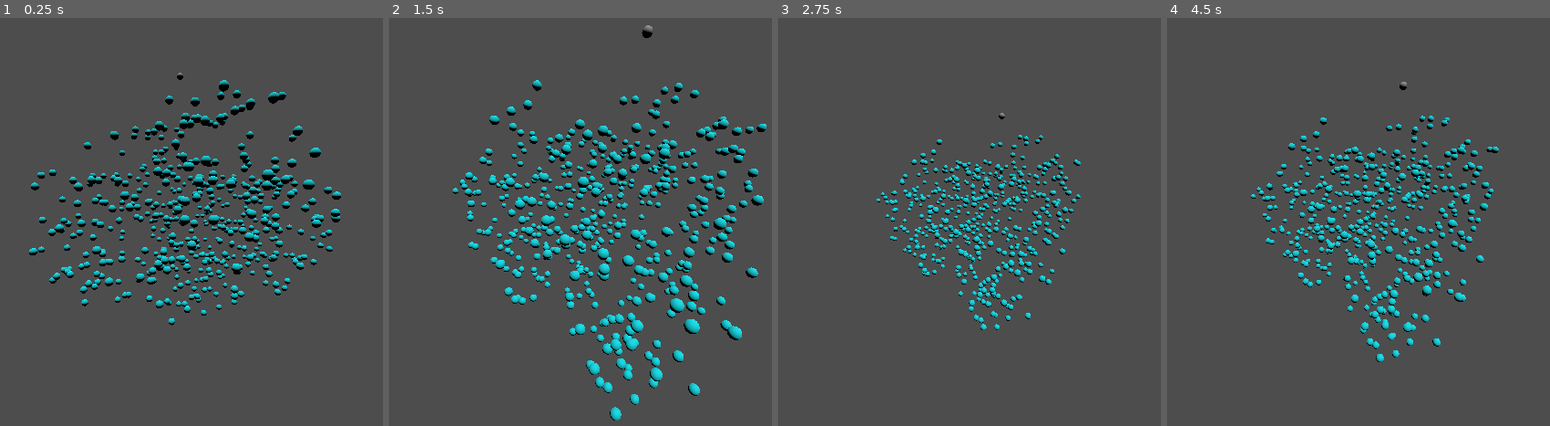
Above: before the commit, frames 1-4 (left to right).
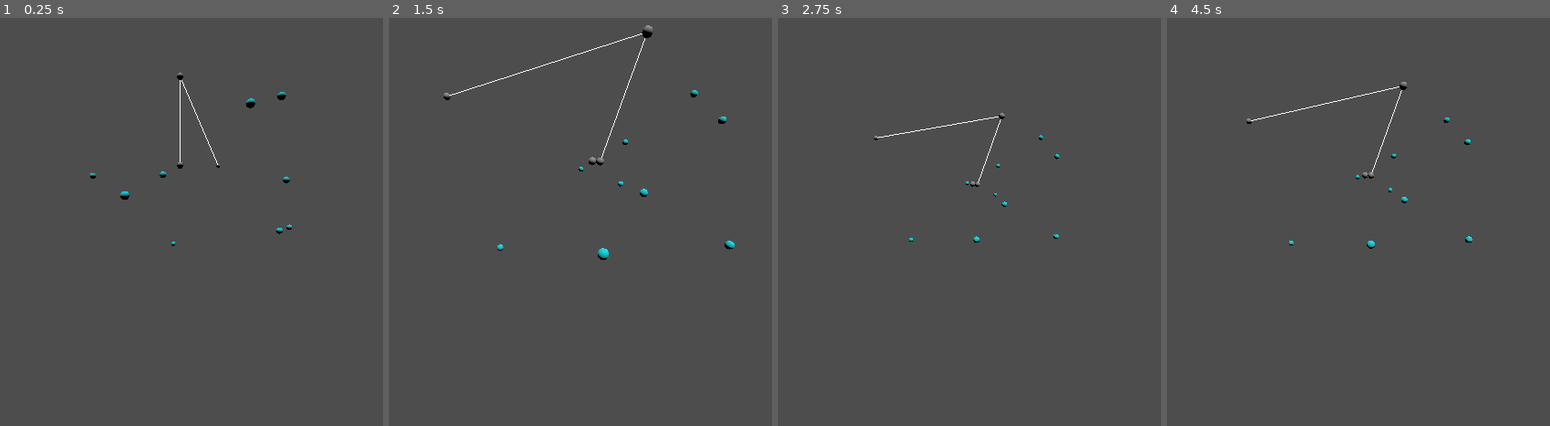
Above: after the commit, the same moments.

Repository: ayylol/tree_roots
Game: Godot game, scene res://default_scene.tscn
Same seed, same stepped clock (60 frames per second), same inputs: the game is played once before the commit and once after it.
Inputs (mouse positions are in pixels of both pictures, inside the frame that each line leads up to):
- Up to frame 1 (0.25 s): no input
- Up to frame 2 (1.5 s): tap Enter at 0.5 s; move the mouse to (729, 201) at 0.52 s; hold Middle mouse button (MoveCamera) 0.53-1.28 s; tap Space at 1.25 s; move the mouse to (423, 242) at 1.27 s; tap Mouse wheel up (ZoomIn) at 1.35 s
- Up to frame 3 (2.75 s): tap Enter at 2 s; move the mouse to (1030, 132) at 2.02 s; hold Mouse wheel down (ZoomOut) from 2.03 s (still down)
- Up to frame 4 (4.5 s): tap Space at 2.75, 4.25 s; move the mouse to (1312, 303) at 2.77 s; release Mouse wheel down (ZoomOut) at 2.78 s; tap Middle mouse button (MoveCamera) at 2.85 s; tap Enter at 3.5 s; move the mouse to (outside the picture) at 3.52 s; hold Mouse wheel up (ZoomIn) 3.53-4.28 s; move the mouse to (outside the picture) at 4.27 s; tap Mouse wheel down (ZoomOut) at 4.35 s

The runs differ from the first frame. In frame 1, 8.7% of the frame differs, in the area x 7-90%, y 15-76%; in frame 2, 11%, in the area x 14-99%, y 3-99%; in frame 3, 4.5%; in frame 4, 6.6%.

Commit message:
Implement closest node checking

Diff:
--- a/attractor_area.gd
+++ b/attractor_area.gd
@@ -16,6 +16,12 @@
 
 func _ready():
 	StartSegment.init($SegmentsParent.global_position)
+	var new_segment = StartSegment.extend(Vector3(0,1.0,0.4))
+	new_segment.name = "Segment2"
+	new_segment = new_segment.extend(Vector3(0,1.0,0.3))
+	new_segment.name = "Segment3"
+	new_segment = StartSegment.extend(Vector3(1.0,1.5,-2.0))
+	new_segment.name = "Segment4"
 	# Find the extents of the Bounds
 	for point_local in SpawnArea.shape.points:
 		var point = SpawnArea.to_global(point_local)
@@ -33,6 +39,7 @@
 	max_dist = maxf(maxf(extent.x,extent.y),extent.z)
 
 	make_attractors(max_attractors)
+
 
 func make_attractors(num: int):
 	var num_made = 0
@@ -53,3 +60,18 @@
 	for n in PointsParent.get_children():
 		PointsParent.remove_child(n)
 		n.queue_free()
+
+func sca_step():
+	pass
+	# Get closest point to each attractor
+	# Add normalized direction to node
+	# For each node influenced extend in direction sum multiplied by segment length
+
+func _on_timer_timeout():
+	print("Calculating Closest")
+	for a in PointsParent.get_children():
+		var _x = a.get_closest()
+#		if (x == null):
+#			print("NONE")
+#		else:
+#			print(x.name)
--- a/attractor_area.tscn
+++ b/attractor_area.tscn
@@ -21,3 +21,10 @@
 transform = Transform3D(1, 0, 0, 0, 1, 0, 0, 0, 1, 0, 2.32902, 0.750748)
 
 [node name="Segment" parent="SegmentsParent" instance=ExtResource("2_3ownf")]
+
+[node name="Timer" type="Timer" parent="."]
+wait_time = 0.05
+one_shot = true
+autostart = true
+
+[connection signal="timeout" from="Timer" to="." method="_on_timer_timeout"]
--- a/attractor_point.gd
+++ b/attractor_point.gd
@@ -4,9 +4,9 @@
 
 func init(max_dist: float, destroy_dist: float):
 	var i = 0
-	for node in neighborhoods.get_children():
+	for n in neighborhoods.get_children():
 		var d = (destroy_dist+(i*(max_dist-destroy_dist)/(neighborhoods.get_child_count()-1)))*2
-		node.scale=Vector3(d,d,d)
+		n.scale=Vector3(d,d,d)
 		i+=1
 
 func is_inside()-> bool:
@@ -15,3 +15,29 @@
 	params.collision_mask = 0b1000
 	var result = get_world_3d().direct_space_state.intersect_point(params)
 	return !result.is_empty()
+
+func get_closest():
+	var space3d = get_world_3d().direct_space_state
+	var params = PhysicsShapeQueryParameters3D.new()
+	params.collide_with_areas=true
+	params.collide_with_bodies=false
+	params.collision_mask = 0b1000_0000
+	var i = 0
+	for n in neighborhoods.get_children():
+		params.shape = n.get_child(0).shape
+		params.transform = n.global_transform
+		var result = space3d.intersect_shape(params)
+		if (!result.is_empty()):
+			if(i==0):
+				queue_free()
+			var closest = result[0].collider.get_parent()
+			var min_dist2 = 1.79769e308
+			# find closest
+			for c in result:
+				var dist2 = (c.collider.global_position-global_position).length_squared()
+				if (dist2<min_dist2):
+					closest = c.collider.get_parent()
+					min_dist2=dist2
+			return closest
+		i+=1
+	return null
--- a/attractor_point.tscn
+++ b/attractor_point.tscn
@@ -37,3 +37,4 @@
 [node name="Neighborhood9" parent="DistanceNeighborhoods" instance=ExtResource("2_brrl0")]
 
 [node name="Neighborhood10" parent="DistanceNeighborhoods" instance=ExtResource("2_brrl0")]
+gravity_point_unit_distance = 0.131
--- a/default_scene.tscn
+++ b/default_scene.tscn
@@ -14,3 +14,4 @@
 transform = Transform3D(1, 0, 0, 0, 0.221004, 0.975273, 0, -0.975273, 0.221004, 0, 3.80721, 1.50425)
 
 [node name="AttractorArea" parent="." instance=ExtResource("2_nunxf")]
+max_attractors = 10
--- a/segment.tscn
+++ b/segment.tscn
@@ -1,12 +1,22 @@
-[gd_scene load_steps=3 format=3 uid="uid://bpqjffo2n437r"]
+[gd_scene load_steps=4 format=3 uid="uid://bpqjffo2n437r"]
 
-[ext_resource type="Script" path="res://segment.gd" id="1_kjbqg"]
+[ext_resource type="Script" path="res://segment.gd" id="1_unnoj"]
 
 [sub_resource type="SphereMesh" id="SphereMesh_sqc16"]
 
+[sub_resource type="SphereShape3D" id="SphereShape3D_7jjuv"]
+radius = 0.0599065
+
 [node name="Segment" type="Node3D"]
-script = ExtResource("1_kjbqg")
+script = ExtResource("1_unnoj")
 
 [node name="Point" type="MeshInstance3D" parent="."]
 transform = Transform3D(0.1, 0, 0, 0, 0.1, 0, 0, 0, 0.1, 0, 0, 0)
 mesh = SubResource("SphereMesh_sqc16")
+
+[node name="StaticBody3D" type="Area3D" parent="."]
+collision_layer = 128
+collision_mask = 0
+
+[node name="CollisionShape3D" type="CollisionShape3D" parent="StaticBody3D"]
+shape = SubResource("SphereShape3D_7jjuv")
--- a/testing_script.gd
+++ b/testing_script.gd
@@ -6,7 +6,6 @@
 func _ready():
 	pass
 
-
 # Called every frame. 'delta' is the elapsed time since the previous frame.
-func _process(delta):
+func _process(_delta):
 	pass
